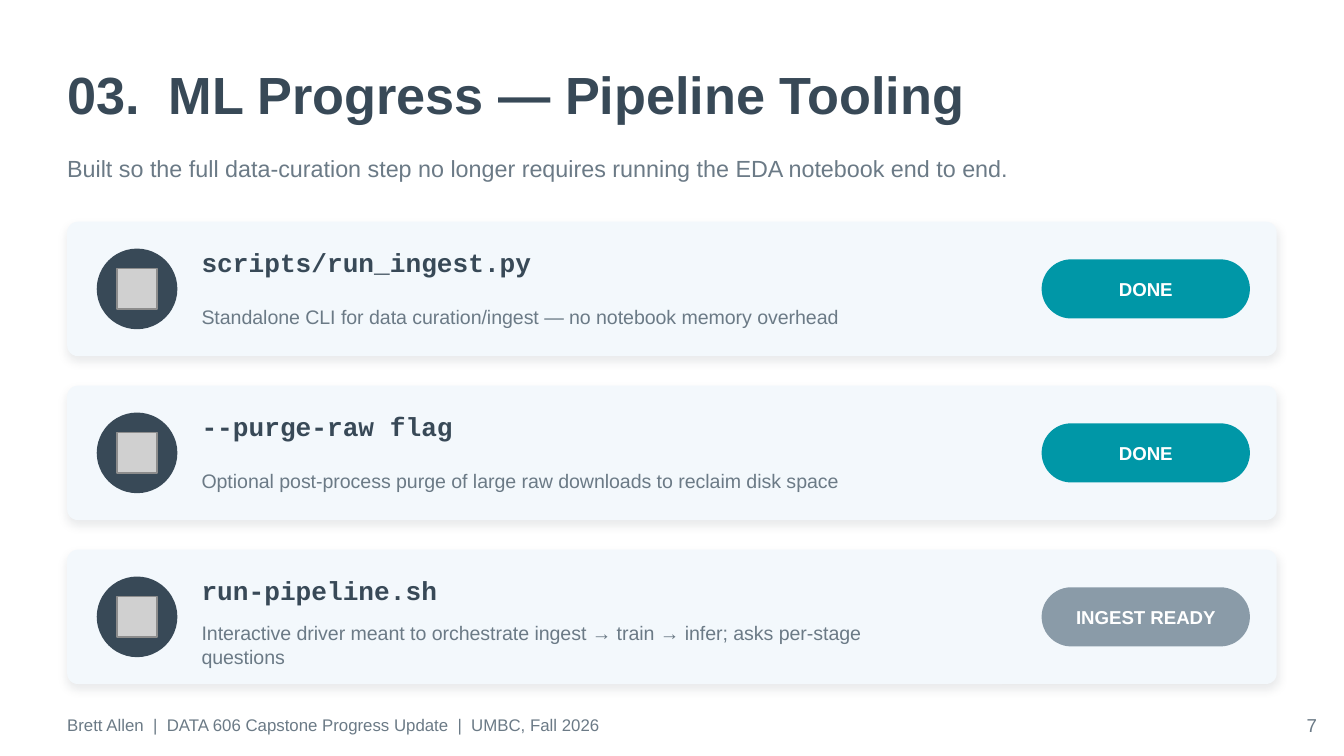
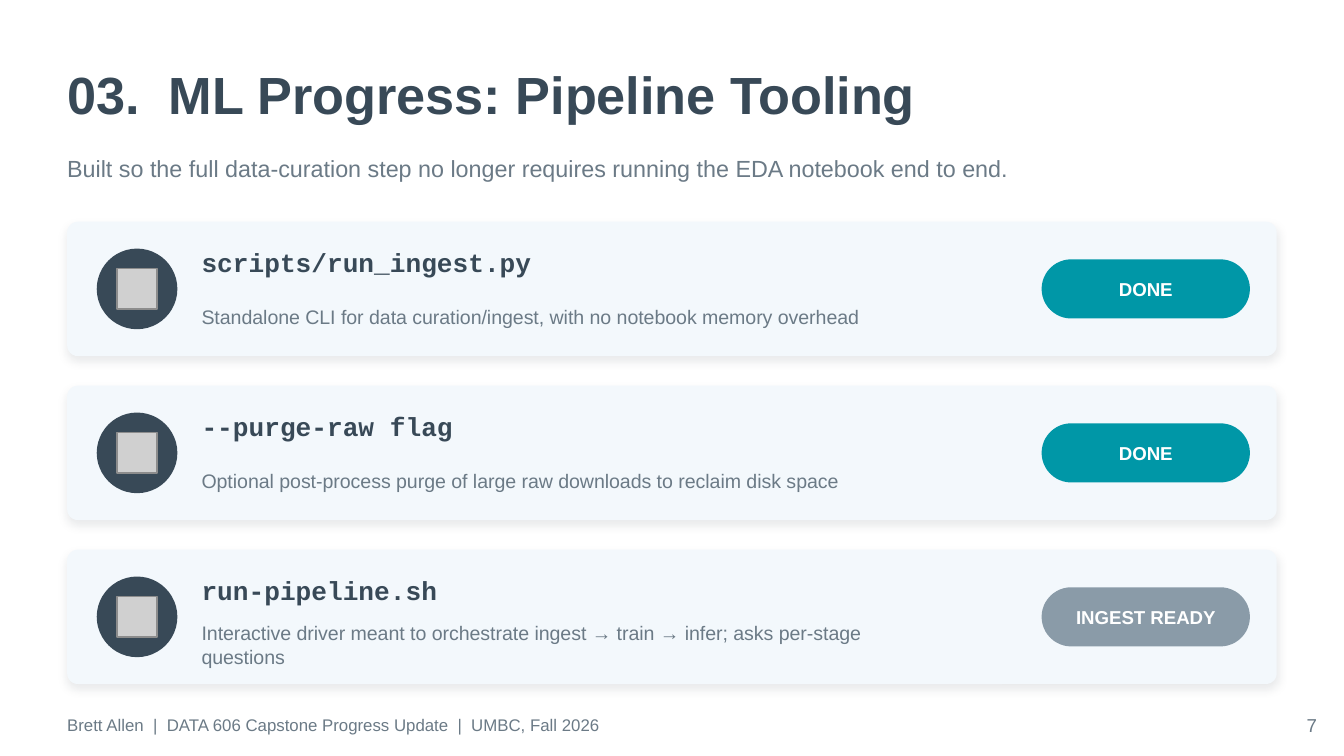
Before and after one commit to BrettFX/UMBC-DATA606-Capstone, a slide deck: slide 7 of docs/Allen_DATA_606_Capstone_Progress_Update.pptx. Drawn at 1344x756 pixels with LibreOffice and Linux fonts; fonts in the diff are those of the drawing; grey boxes stand for pictures. Boxes give left, top, right and bottom in pixels: in the first picture for what was removed or moved away, otherwise in the second. Text is boxed around its words. In the diff, an @@ line names an element or a change of style, - is before the commit and + after.

```diff
--- a/docs/Allen_DATA_606_Capstone_Progress_Update.pptx
+++ b/docs/Allen_DATA_606_Capstone_Progress_Update.pptx
@@ text at (67,76,914,125): text changed @@
-03. ML Progress — Pipeline Tooling
+03. ML Progress: Pipeline Tooling
@@ text at (202,310,859,328): text changed @@
-Standalone CLI for data curation/ingest — no notebook memory overhead
+Standalone CLI for data curation/ingest, with no notebook memory overhead
```
Also in this commit, not shown: 9 other slides changed, 5 other files.
